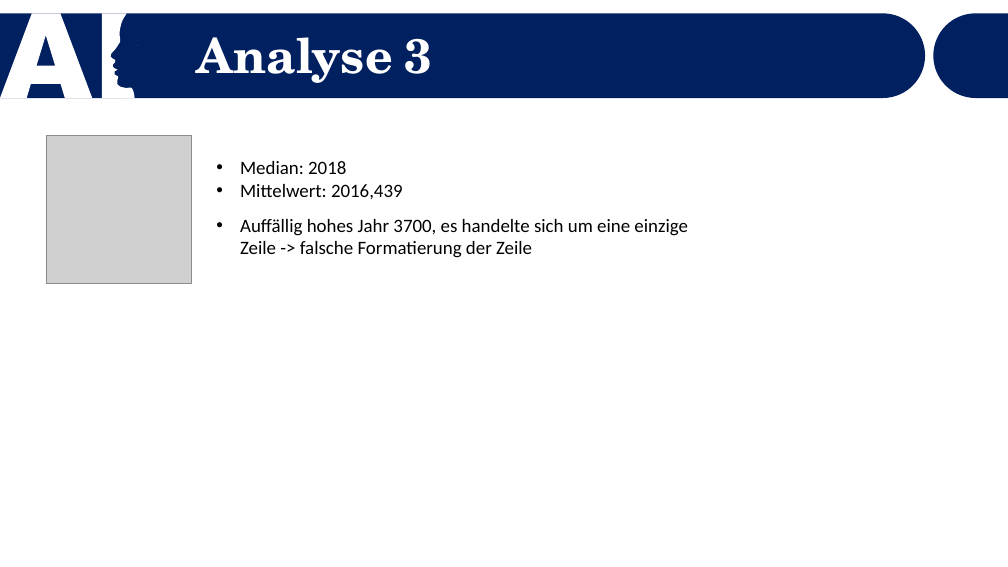
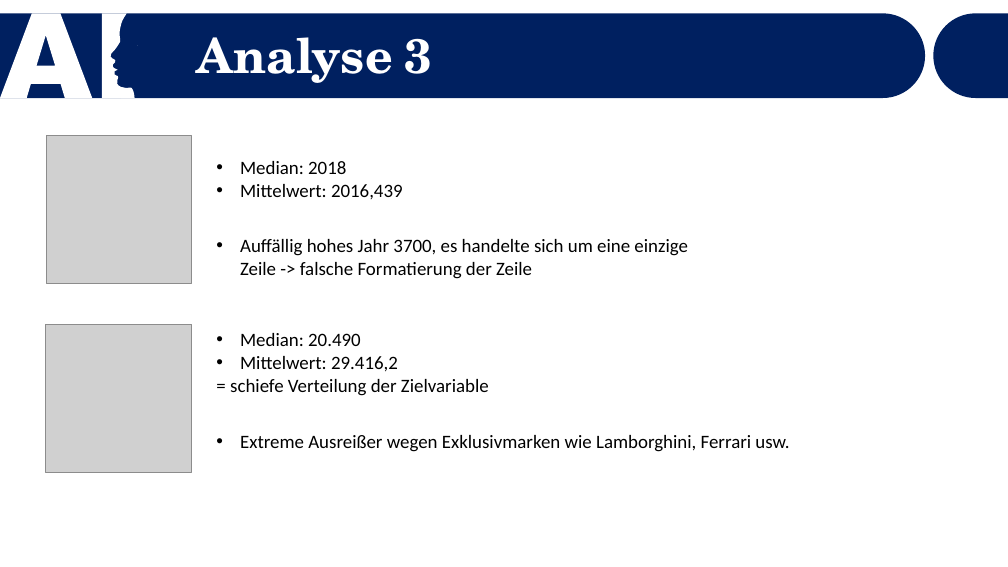
Before and after one commit to Dewin154/Projekt_Machine_Learning, a slide deck: slide 7 of Präsentation_Vorlage.pptx. Drawn at 1008x567 pixels with LibreOffice and Linux fonts; fonts in the diff are those of the drawing; grey boxes stand for pictures. Boxes give left, top, right and bottom in pixels: in the first picture for what was removed or moved away, otherwise in the second. Text is boxed around its words. In the diff, an @@ line names an element or a change of style, - is before the commit and + after.

```diff
--- a/Präsentation_Vorlage.pptx
+++ b/Präsentation_Vorlage.pptx
@@ text "Auffällig hohes Jahr 3700, es ...": place and size @@
-text "Auffällig hohes Jahr 3700, es ..." at <box>240,219,688,258</box>
+text "Auffällig hohes Jahr 3700, es ..." at <box>240,239,688,279</box>
@@ picture added at <box>45,324,192,473</box> @@
@@ text added at <box>230,333,489,396</box>, 18 pt, text #000000 @@
+• Median: 20.490
+• Mittelwert: 29.416,2
+= schiefe Verteilung der Zielvariable
@@ text added at <box>240,435,789,452</box>, 18 pt, text #000000 @@
+• Extreme Ausreißer wegen Exklusivmarken wie Lamborghini, Ferrari usw.
```
Also in this commit, not shown: 3 other slides changed, 1 slide added, 2 other files.
